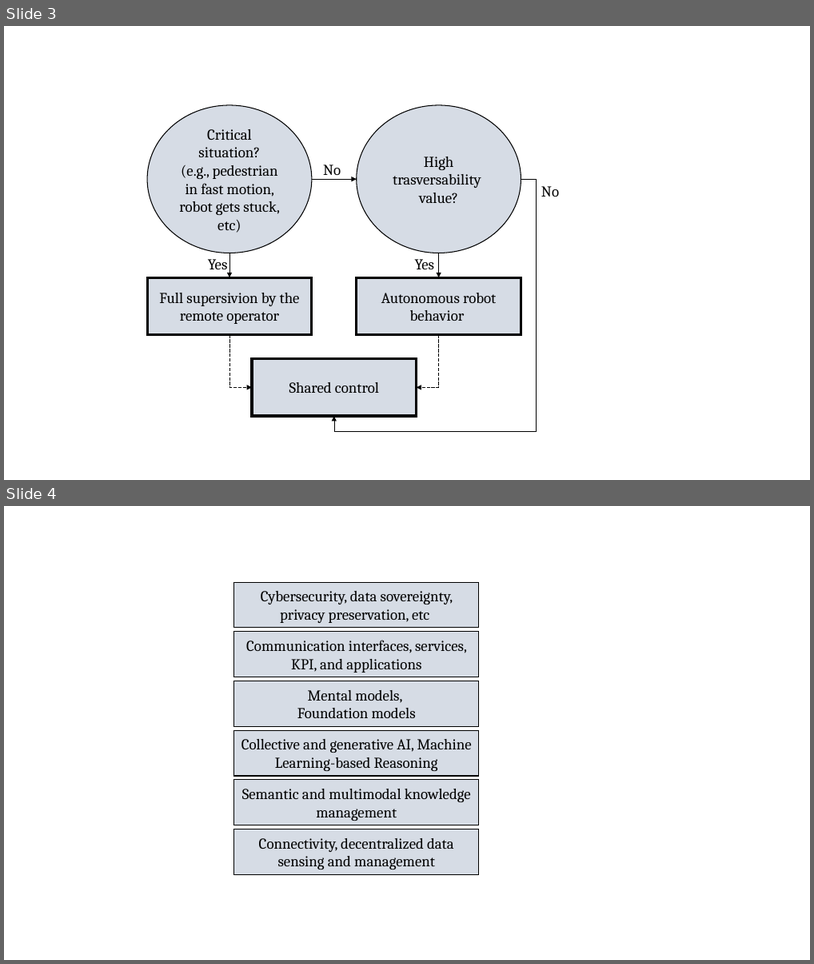
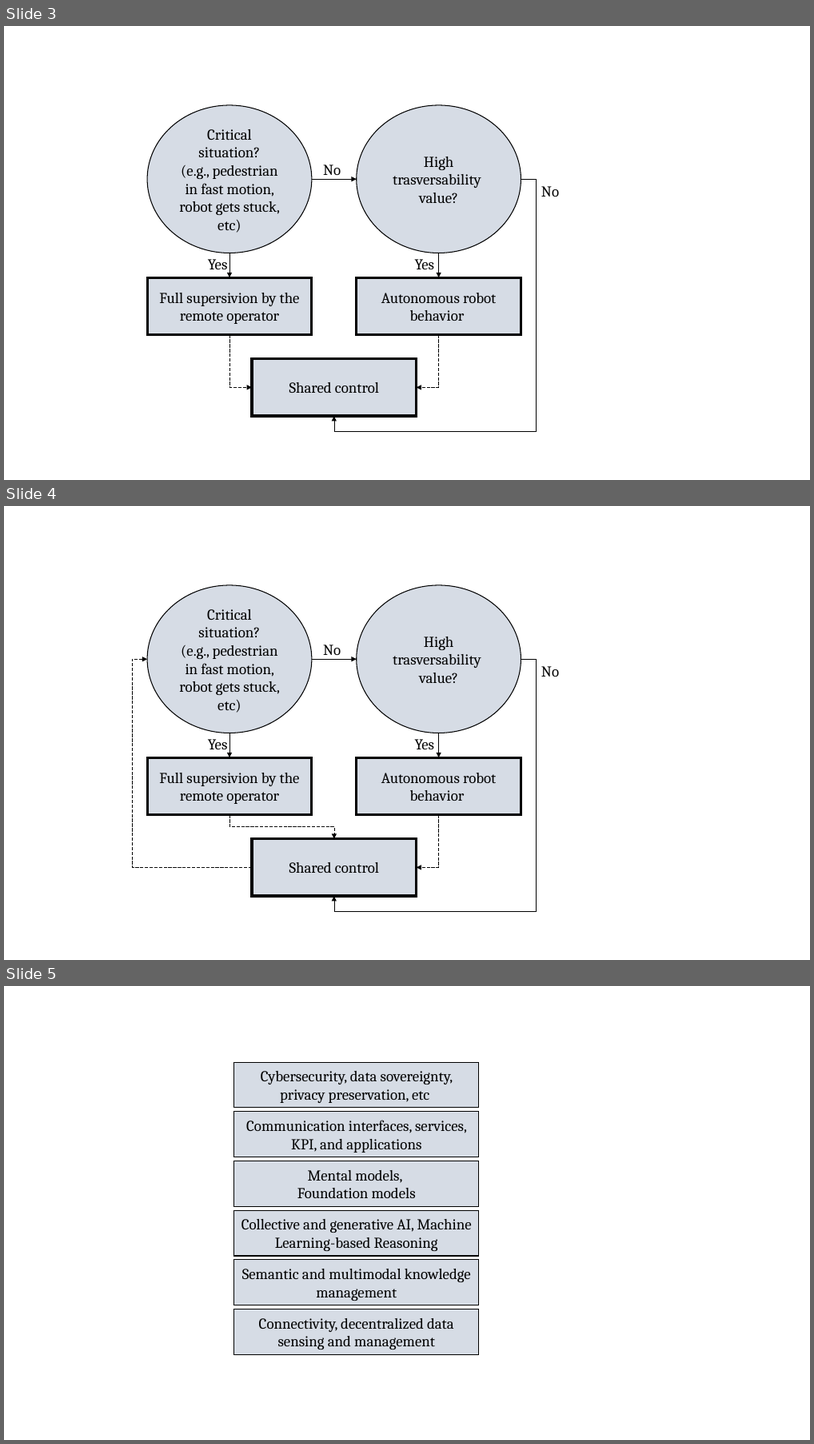
Before and after one commit to TKL01/IEEE-Telepresence-Draft, a slide deck: images/teleoperation.pptx. Shown one above the other, each under a label of ours: slides 3 and 4 before the commit, slides 3, 4 and 5 after it. The pictures are 814x964 and 814x1444 pixels, drawn with LibreOffice and Linux fonts; fonts in the diff are those of the drawing. Boxes give left, top, right and bottom in pixels: in the first picture for what was removed or moved away, otherwise in the second. Text is boxed around its words. In the diff, an @@ line names an element or a change of style, - is before the commit and + after.

```diff
--- a/images/teleoperation.pptx
+++ b/images/teleoperation.pptx
@@ slide 4 added at box(4, 506, 810, 960), background #FFFFFF @@
@@ ellipse added at box(147, 585, 312, 733), fill #D6DCE5, outline #000000 1 pt, 18 pt, text #000000 @@
+Critical situation?
+(e.g., pedestrian in fast motion, robot gets stuck, etc)
@@ ellipse added at box(357, 585, 522, 733), fill #D6DCE5, outline #000000 1 pt, 18 pt, text #000000 @@
+High trasversability
+value?
@@ text added at box(323, 644, 341, 660), 18 pt, text #000000 @@
+No
@@ elbow arrow added from (252, 867) to (147, 659), #000000 0.5 pt dashed @@
@@ arrow added from (312, 659) to (357, 659), #000000 0.5 pt @@
@@ elbow arrow added from (522, 659) to (334, 896), #000000 0.5 pt @@
@@ text added at box(542, 666, 559, 676), 18 pt, text #000000 @@
+No
@@ text added at box(208, 739, 228, 754), 18 pt, text #000000 @@
+Yes
@@ arrow added from (230, 733) to (230, 757), #000000 0.5 pt @@
@@ text added at box(415, 739, 435, 749), 18 pt, text #000000 @@
+Yes
@@ arrow added from (439, 733) to (439, 757), #000000 0.5 pt @@
@@ rectangle added at box(147, 757, 312, 815), fill #D6DCE5, outline #000000 3 pt, 18 pt, text #000000 @@
+Full supersivion by the remote operator
@@ rectangle added at box(357, 757, 522, 815), fill #D6DCE5, outline #000000 3 pt, 18 pt, text #000000 @@
+Autonomous robot behavior
@@ elbow arrow added from (230, 815) to (334, 839), #000000 0.5 pt dashed @@
@@ elbow arrow added from (439, 815) to (417, 867), #000000 0.5 pt dashed @@
@@ rectangle added at box(252, 839, 417, 896), fill #D6DCE5, outline #000000 3 pt, 18 pt, text #000000 @@
+Shared control
@@ what was slide 4 is now slide 5 @@
```
Also in this commit, not shown: 4 other files.
